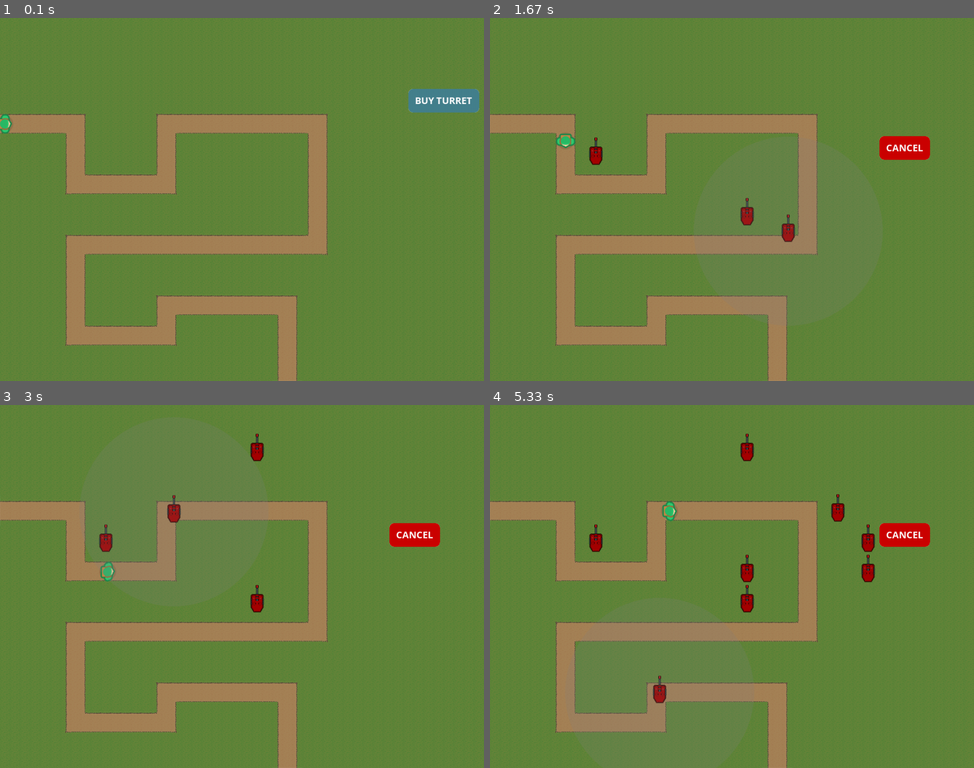
Above: before the commit, frames 1-4 (two rows, left to right).
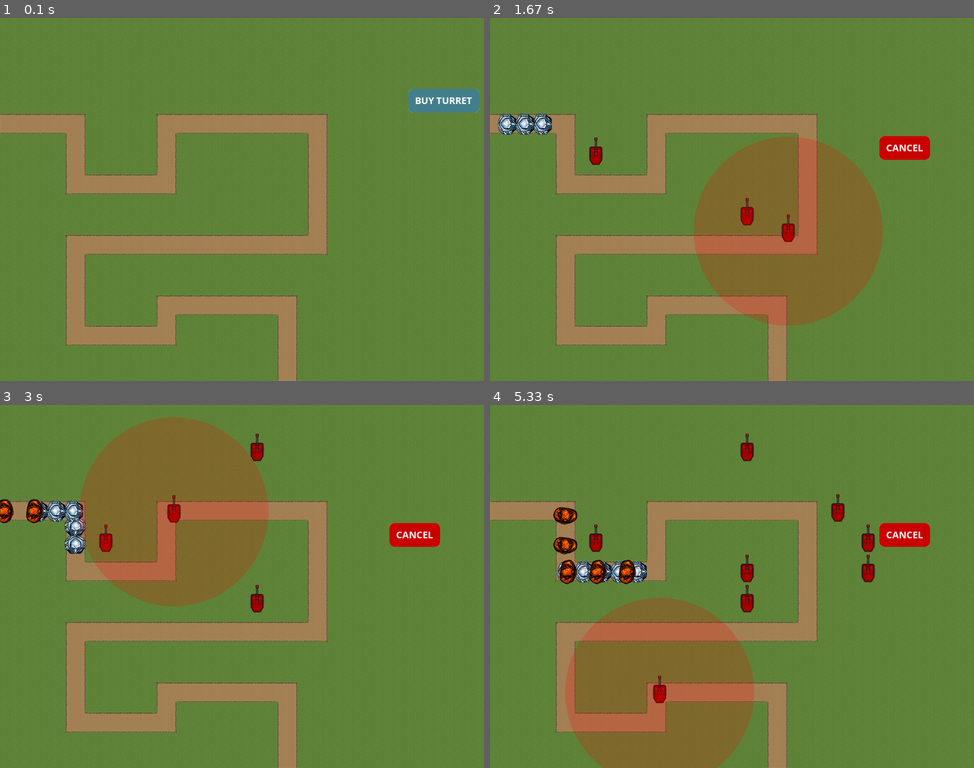
Above: after the commit, the same moments.

Repository: peter5454/PyGame
Game: pygame game, started from main.py
Same seed, same stepped clock (60 frames per second), same inputs: the game is played once before the commit and once after it.
Inputs (mouse positions are in pixels of both pictures, inside the frame that each line leads up to):
- Up to frame 1 (0.1 s): no input
- Up to frame 2 (1.67 s): click (935, 101) at 0.38 s; click (736, 224) at 0.72 s; click (581, 145) at 1.05 s; click (790, 232) at 1.38 s
- Up to frame 3 (3 s): click (251, 463) at 1.72 s; click (217, 680) at 2.05 s; click (227, 524) at 2.38 s; click (174, 510) at 2.72 s
- Up to frame 4 (5.33 s): click (857, 553) at 3.05 s; click (882, 579) at 3.38 s; click (833, 521) at 3.72 s; click (843, 495) at 4.05 s; click (751, 571) at 4.38 s; click (591, 564) at 4.72 s; click (659, 691) at 5.05 s

The runs differ from the first frame. In frame 1, 0.1% of the frame differs, in the area x 0-3%, y 26-32%; in frame 2, 16%; in frame 3, 17%, in the area x 0-56%, y 3-56%; in frame 4, 17%.

Commit message:
Added enemy wave system and updated tower placement

Diff:
--- a/constants.py
+++ b/constants.py
@@ -1,8 +1,10 @@
 ROWS = 12
 COLS = 16
 TILE_SIZE = 64
-
+SIDE_PANEL = 256
 SCREEN_WIDTH = TILE_SIZE * COLS
 SCREEN_HEIGHT = TILE_SIZE * ROWS
-SIDE_PANEL = 320
 FPS = 60
+
+#enemy constants
+SPAWN_COOLDOWN = 400
--- a/enemy.py
+++ b/enemy.py
@@ -1,16 +1,18 @@
 import pygame as pg
 from pygame.math import Vector2
 import math
+from enemy_data import ENEMY_DATA
 
 class Enemy(pg.sprite.Sprite):
-    def __init__(self, waypoints, image):
+    def __init__(self, enemy_type, waypoints, images):
         pg.sprite.Sprite.__init__(self)
         self.waypoints = waypoints
         self.pos = Vector2(self.waypoints[0])
         self.target_waypoint = 1
-        self.speed = 2
+        self.health = ENEMY_DATA.get(enemy_type)["health"]
+        self.speed = ENEMY_DATA.get(enemy_type)["speed"]
         self.angle = 0
-        self.original_image = image
+        self.original_image = images.get(enemy_type)
         self.image = pg.transform.rotate(self.original_image, self.angle)
         self.rect = self.image.get_rect()
         self.rect.center = self.pos
--- a/enemy_data.py
+++ b/enemy_data.py
@@ -0,0 +1,28 @@
+ENEMY_SPAWN_DATA = [
+    {
+        #1
+        "ice_golem": 5,
+        "fire_golem": 5
+    },
+    {
+        #2
+        "ice_golem": 10,
+        "fire_golem": 0
+    },
+    {
+        #3
+        "ice_golem": 5,
+        "fire_golem": 5
+    }
+]
+
+ENEMY_DATA = {
+    "ice_golem": {
+        "health": 10,
+        "speed": 1.5
+    },
+    "fire_golem": {
+        "health": 10,
+        "speed": 2.5
+    }
+}
--- a/main.py
+++ b/main.py
@@ -17,11 +17,20 @@
 screen = pg.display.set_mode((c.SCREEN_WIDTH, c.SCREEN_HEIGHT))
 pg.display.set_caption("Medieval Meltdown")
 
+#game variables
+last_enemy_spawn = pg.time.get_ticks()
+placing_turrets = False
+
+
 #load images
 #map
 map_image = pg.image.load('assets/images/maps/map_1.png').convert_alpha()
 #enemies
-enemy_image = pg.image.load('assets/images/enemies/enemy_1.png').convert_alpha()
+enemy_images = {
+  "enemy_1": pg.image.load('assets/images/enemies/enemy_1.png').convert_alpha(),
+  "ice_golem": pg.image.load('assets/images/enemies/ice_golem.png').convert_alpha(),
+  "fire_golem": pg.image.load('assets/images/enemies/fire_golem.png').convert_alpha()
+}
 
 #load json data for level
 with open('assets/images/maps/map_1.tmj') as file:
@@ -30,6 +39,7 @@
 #create world
 world = World(world_data, map_image)
 world.process_data()
+world.process_enemies()
 
 #turret
 cursor_turret = pg.image.load('assets/images/turrets/cursor_turret.png').convert_alpha()
@@ -40,9 +50,6 @@
 #create groups
 enemy_group = pg.sprite.Group()
 turret_group = pg.sprite.Group()
-
-enemy = Enemy(world.waypoints, enemy_image)
-enemy_group.add(enemy)
 
 turret_button = Button(c.SCREEN_WIDTH - 160 ,150, buy_turret_image)
 cancel_button = Button(c.SCREEN_WIDTH - 200 ,250, cancel_image)
@@ -73,33 +80,59 @@
     if space_is_free == True:
       new_turret = Turret(cursor_turret, mouse_tile_x, mouse_tile_y)
       turret_group.add(new_turret)
-"""
-        close = overlapping_turrets(mouse_pos)
-        if close == False:
-          turret_group.add(new_turret)
-          return True
-        else:
-          return False
-"""
+      """
+      close = overlapping_turrets(mouse_pos)
+      if close == False:
+        turret_group.add(new_turret)
+        return True
+      else:
+        return False
+      """
 
-def overlapping_turrets(mouse_pos):
-  if 10 > mouse_pos[0] or mouse_pos[0] > c.SCREEN_WIDTH-10:
+def tile_occupied(mouse_pos):
+  mouse_tile_x = mouse_pos[0] // c.TILE_SIZE
+  mouse_tile_y = mouse_pos[1] // c.TILE_SIZE
+  #calculate the sequential number of the tile
+  mouse_tile_num = (mouse_tile_y * c.COLS) + mouse_tile_x
+  #check if that tile is grass
+  if world.tile_map[mouse_tile_num] != 18:
     return True
-  if 10 > mouse_pos[1] or mouse_pos[1] > c.SCREEN_HEIGHT-10:
+  #chek if mouse tile is occupied
+  for turret in turret_group:
+    if (mouse_tile_x, mouse_tile_y) == (turret.tile_x, turret.tile_y):
+      return True
+  return False
+  """
+  if 10 > mouse_pos[0] or mouse_pos[0] > c.SCREEN_WIDTH - 10:
+    return True
+  if 10 > mouse_pos[1] or mouse_pos[1] > c.SCREEN_HEIGHT - 10:
     return True
   for i in turret_group:
       dist = distance(mouse_pos, i.rect.center)
       if dist < mt.sqrt((mt.pi * 10)**2 ): #create circle around the point of radius 10
         return True
   return False
+  """
 
-#game variables
-placing_turrets = False
+
 #game loop
 run = True
 while run:
 
   clock.tick(c.FPS)
+
+  #####################
+  # UPDATING SECTION
+  #####################
+
+  #update groups
+  enemy_group.update()
+
+
+  #####################
+  # DRAWING SECTION
+  #####################
+
   screen.fill("grey100")
 
   #draw level
@@ -107,14 +140,19 @@
 
   #draw enemy path
   #pg.draw.lines(screen, "grey0", False, world.waypoints)
-  #print(turret_group)
-  #update groups
-  enemy_group.update()
 
   #draw groups
   enemy_group.draw(screen)
   turret_group.draw(screen)
 
+  #spawn enemies
+  if pg.time.get_ticks() - last_enemy_spawn > c.SPAWN_COOLDOWN:
+    if world.spawned_enemies < len(world.enemy_list):
+      enemy_type = world.enemy_list[world.spawned_enemies]
+      enemy = Enemy(enemy_type, world.waypoints, enemy_images)
+      enemy_group.add(enemy)
+      world.spawned_enemies += 1
+      last_enemy_spawn = pg.time.get_ticks()
 
   if placing_turrets == False:
     if turret_button.draw(screen):
@@ -126,7 +164,7 @@
     cursort_rect.center = cursor_pos
     screen.blit(cursor_turret, cursort_rect)
 
-    if overlapping_turrets(cursor_pos):
+    if tile_occupied(cursor_pos):
       draw_circ(255,0,0,200)
     else:
       draw_circ(128,128,128,200)
--- a/world.py
+++ b/world.py
@@ -1,18 +1,22 @@
 import pygame as pg
+from enemy_data import ENEMY_SPAWN_DATA
 
 class World():
     def __init__(self, data, map_image):
+        self.level = 1
         self.tile_map = []
         self.waypoints = []
         self.level_data = data
         self.image = map_image
+        self.enemy_list = []
+        self.spawned_enemies = 0
 
     def process_data(self):
         #look through data to extract relevant info
         for layer in self.level_data["layers"]:
             if layer["name"] == "Tile Layer 1":
                 self.tile_map = layer["data"]
-                print(self.tile_map)
+                #print(self.tile_map)
             elif layer["name"] == "Waypoints":
                 for obj in layer["objects"]:
                     waypoint_data = obj["polyline"]
@@ -25,5 +29,12 @@
             temp_y = point.get("y")
             self.waypoints.append((temp_x, temp_y + 224))
 
+    def process_enemies(self):
+        enemies = ENEMY_SPAWN_DATA[self.level - 1]
+        for enemy_type in enemies:
+            enemies_to_spawn = enemies[enemy_type]
+            for enemy in range(enemies_to_spawn):
+                self.enemy_list.append(enemy_type)
+
     def draw(self, surface):
         surface.blit(self.image, (0,0))
